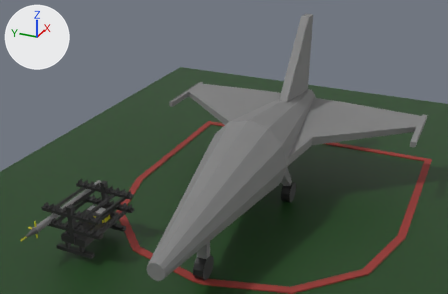
The glTF model work_process/anim-ais_pod-3.glb: old version first, new version second.
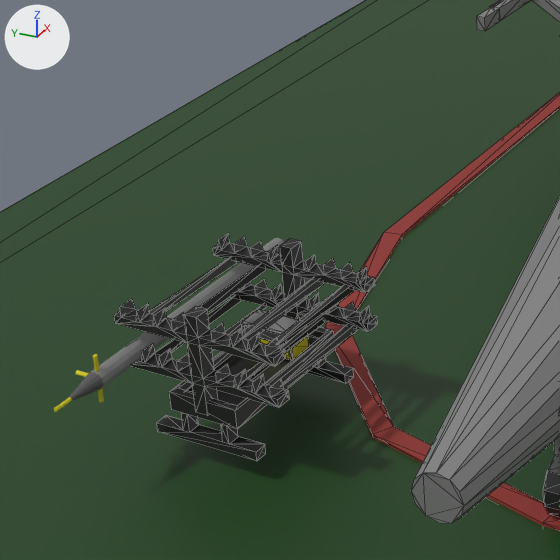
Each version appears first whole from a 50 mm camera at (-34.2, -21.7, 35.9) aimed at (19.3, 2.4, 9.1), and next in a close-up on the part from 0% to 44% of the width and 33% to 100% of the height. The axes (+X, +Y, +Z) are drawn at upper left. The lights are the same throughout. The close-ups show mesh edges as thin lines. Where no turn or scale is listed for an object, it has been applied to the vertices.

Before the edit, the objects in view are built like this:
```python
me_cube_004 = bpy.data.meshes.new('Cube.004')
me_cube_004.from_pydata(...)  # 360 vertices, 652 faces; spans x -3.08..3.08, y -3.35..3.35, z -1.33..3.89
me_cube_004.materials.append(mat_black_light)  # black #343434
me_cube_009 = bpy.data.meshes.new('Cube.009')
me_cube_009.from_pydata(...)  # 96 vertices, 176 faces; spans x -2.0..2.0, y -1.0..1.07, z -1.0..1.0
# faces by material slot: [26, 142, 8]
me_cube_009.materials.append(mat_silver)  # grey #b6b6b6
me_cube_009.materials.append(mat_gray_light)  # dark grey #626262
me_cube_009.materials.append(mat_yellowflat)  # yellow #d7cd1a
me_igloo_002 = bpy.data.meshes.new('Igloo.002')
me_igloo_002.from_pydata(...)  # 76 vertices, 148 faces; spans x -34.8..67.7, y -46.1..46.1, z -0.2..0.3
# faces by material slot: [40, 28, 80]
me_igloo_002.materials.append(mat_green_dark)  # dark green #1b4218
me_igloo_002.materials.append(mat_gray_light)  # dark grey #626262
me_igloo_002.materials.append(mat_red_dark)  # red #91332e
ob_igloo_only_floor = bpy.data.objects.new('Igloo_Only_Floor', me_igloo_002)
ob_igloo_only_floor.location = (0.0, 0.0, 0.0)
ob_m_4 = bpy.data.objects.new('M-4', me_cube_004)
ob_m_4.location = (9.38, 12.6, 2.42)
ob_toolbox = bpy.data.objects.new('ToolBox', me_cube_009)
ob_toolbox.location = (10.75, 12.6, 3.23)
ob_toolbox.rotation_euler = (0.0, 0.0, 1.534)  # degrees (0, 0, 88)
ob_toolbox.scale = (0.551, 0.551, 0.551)
# also in view: 'AisPod' at (8.8, 15.6, 4.2); 'TA-50' at (20.5, -0.1, 9.7)
```
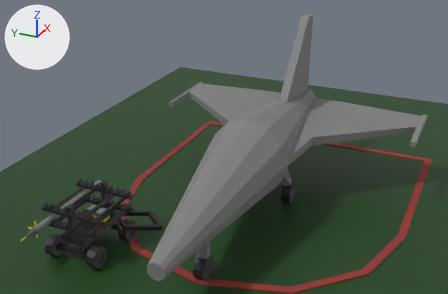
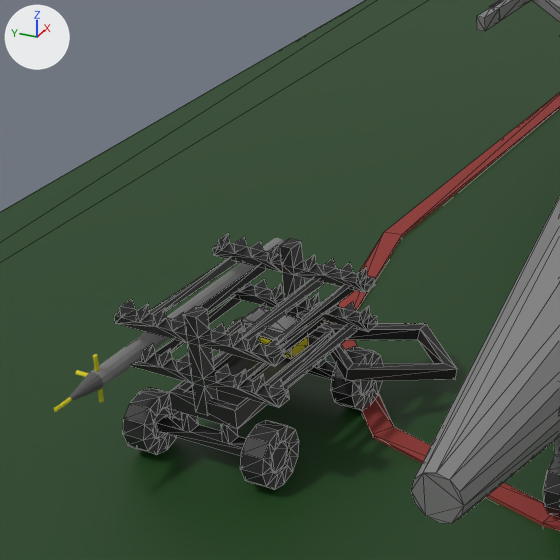
The edits, one by one:
Mesh me_cube_010 is new.
It has 72 vertices, 140 faces and spans x -1.1..1.1, y -0.44..0.44, z -1.1..1.1.
It uses material mat_black_light (black #343434).
Mesh me_cube_008 is new.
It has 72 vertices, 140 faces and spans x -1.1..1.1, y -0.44..0.44, z -1.1..1.1.
It uses material mat_black_light (black #343434).
Mesh me_cube_007 is new.
It has 72 vertices, 140 faces and spans x -1.1..1.1, y -0.44..0.44, z -1.1..1.1.
It uses material mat_black_light (black #343434).
Mesh me_cube_005 is new.
It has 16 vertices, 32 faces and spans x 0.92..6.39, y -5.96..-0.53, z -1.08..0.37.
It uses material mat_black_light (black #343434).
Object 'ToolBox' (ob_toolbox) moves from (10.75, 12.6, 3.23) to (10.75, 12.6, 3.31).
Object 'M-4_Wheel.003' (ob_m_4_wheel_003) is new; it shows me_cube_010.
Its location is (12.03, 10.06, 1.3).
Object 'M-4_Wheel.002' (ob_m_4_wheel_002) is new; it shows me_cube_008.
Its location is (6.7, 15.14, 1.29).
Object 'M-4_Wheel.001' (ob_m_4_wheel_001) is new; it shows me_cube_007.
Its location is (6.65, 10.17, 1.3).
Object 'M-4_Handle' (ob_m_4_handle) is new; it shows me_cube_005.
Its location is (9.38, 12.6, 2.42).

Changed parts and their boxes (x1, y1, x2, y2) in the close-ups (560 x 560 px):
'M-4_Handle', added (black): after (320, 323, 457, 381)
'M-4_Wheel.001', added: after (240, 420, 299, 490)
'M-4_Wheel.002', added: after (123, 387, 182, 455)
'M-4_Wheel.003', added: after (331, 346, 383, 411)
'ToolBox', moved: before (241, 309, 309, 361); after (241, 307, 309, 359)
